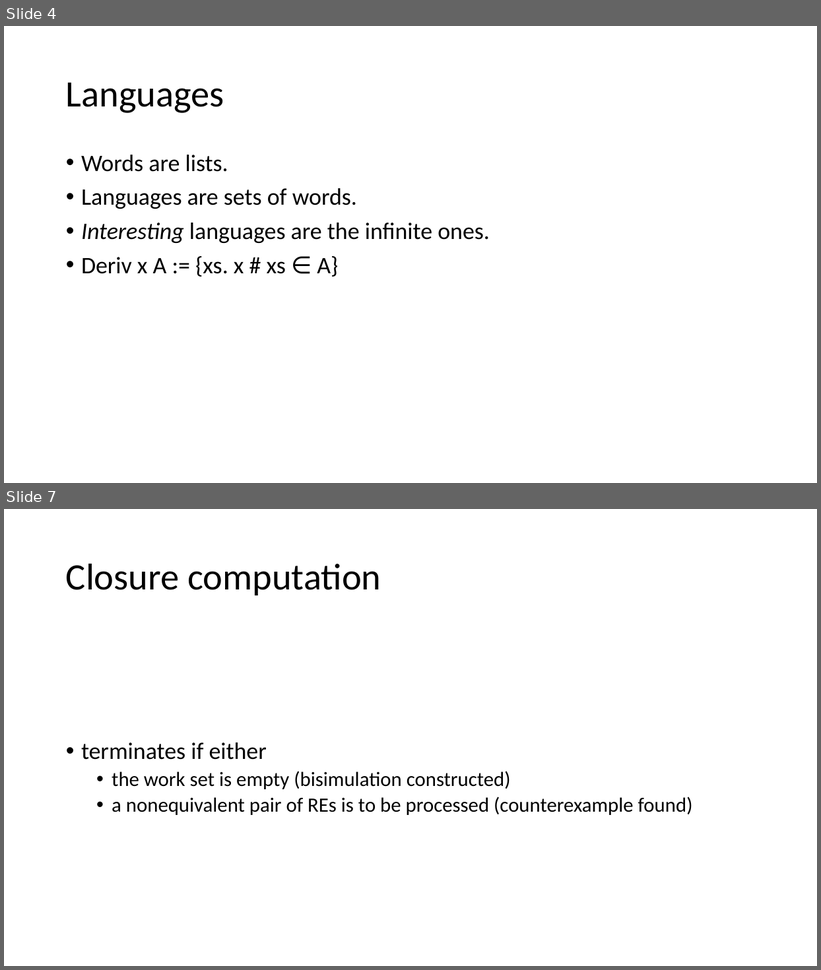
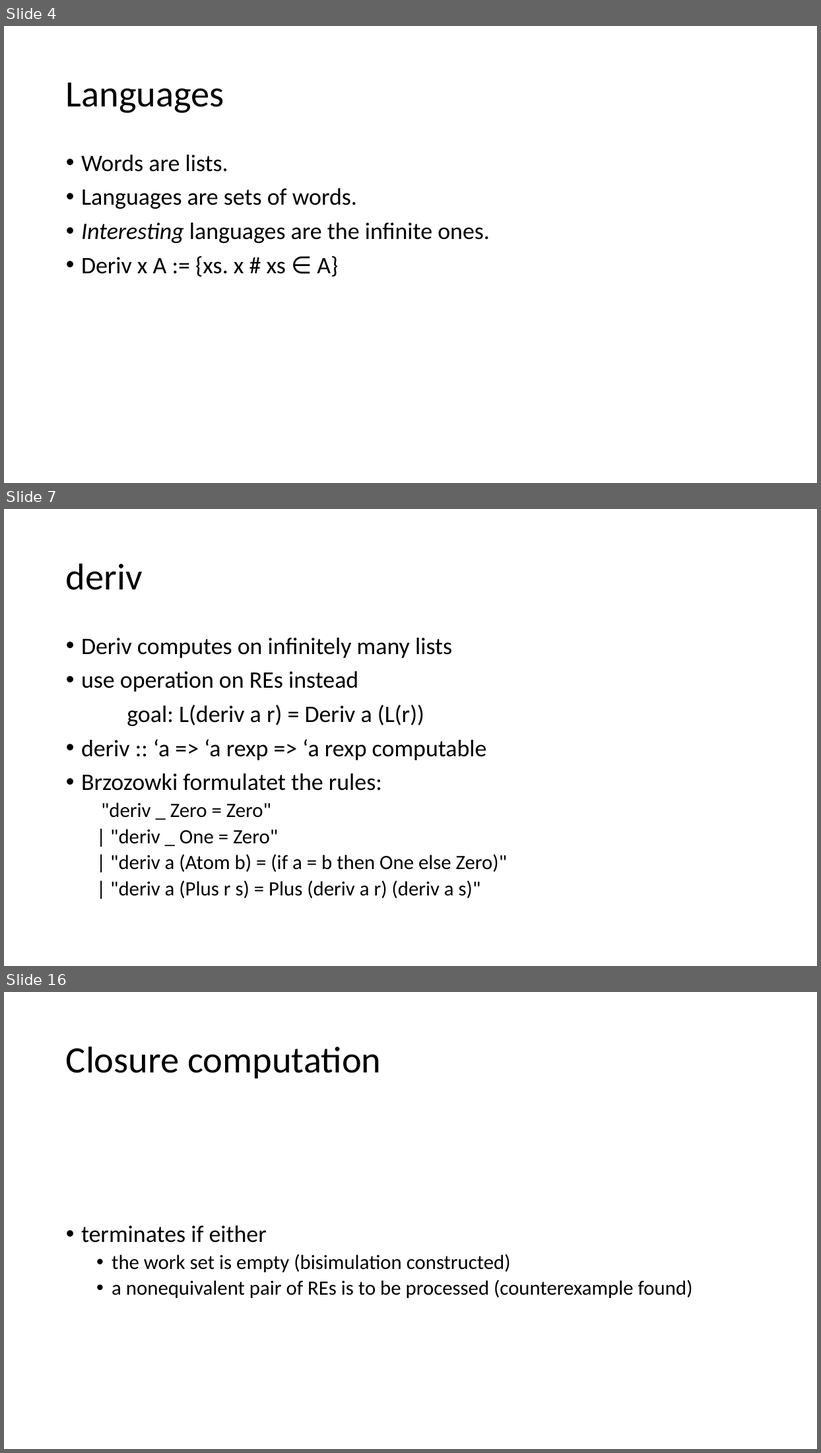
Before and after one commit to Helli/fds_seminar, a slide deck: slides.pptx. Shown one above the other, each under a label of ours: slides 4 and 7 before the commit, slides 4, 7 and 16 after it; the slides between them are not shown. The pictures are 821x970 and 821x1453 pixels, drawn with LibreOffice and Linux fonts; fonts in the diff are those of the drawing. Boxes give left, top, right and bottom in pixels: in the first picture for what was removed or moved away, otherwise in the second. Text is boxed around its words. In the diff, an @@ line names an element or a change of style, - is before the commit and + after.

```diff
--- a/slides.pptx
+++ b/slides.pptx
@@ slide 7 added at [4, 509, 817, 966], background #FFFFFF @@
@@ title added at [66, 563, 143, 590], 44 pt, text #000000 @@
+deriv
@@ text added at [81, 638, 507, 898], 28 pt, text #000000 @@
+• Deriv computes on infinitely many lists
+• use operation on REs instead
+goal: L(deriv a r) = Deriv a (L(r))
+• deriv :: ‘a => ‘a rexp => ‘a rexp computable
+• Brzozowki formulatet the rules:
+  "deriv _ Zero = Zero"
+  | "deriv _ One = Zero"
+  | "deriv a (Atom b) = (if a = b then One else Zero)"
+  | "deriv a (Plus r s) = Plus (deriv a r) (deriv a s)"
@@ what was slide 7 is now slide 16 @@
```
Also in this commit, not shown: 3 slides changed, 10 other slides added, 1 slide removed, 2 other files.
